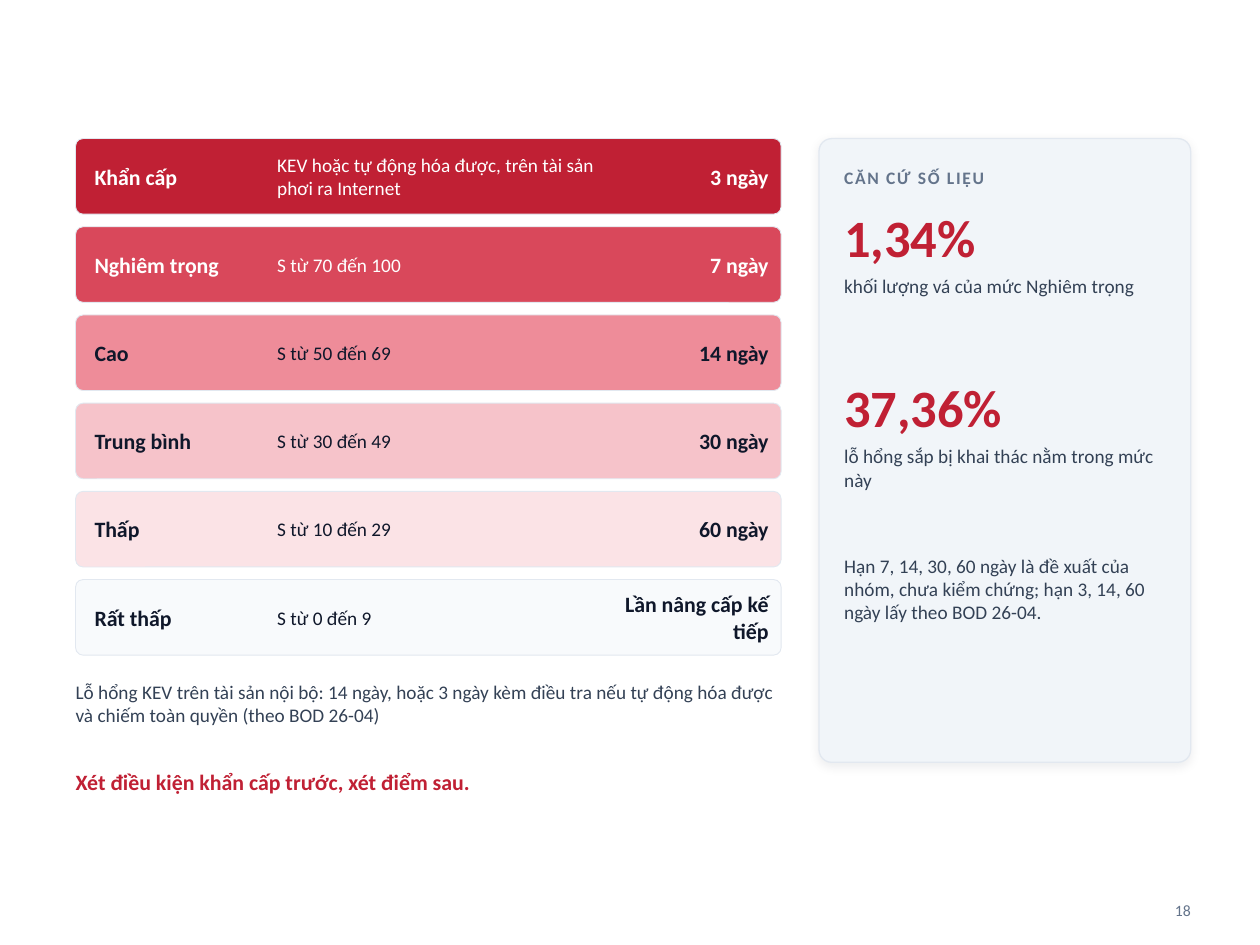
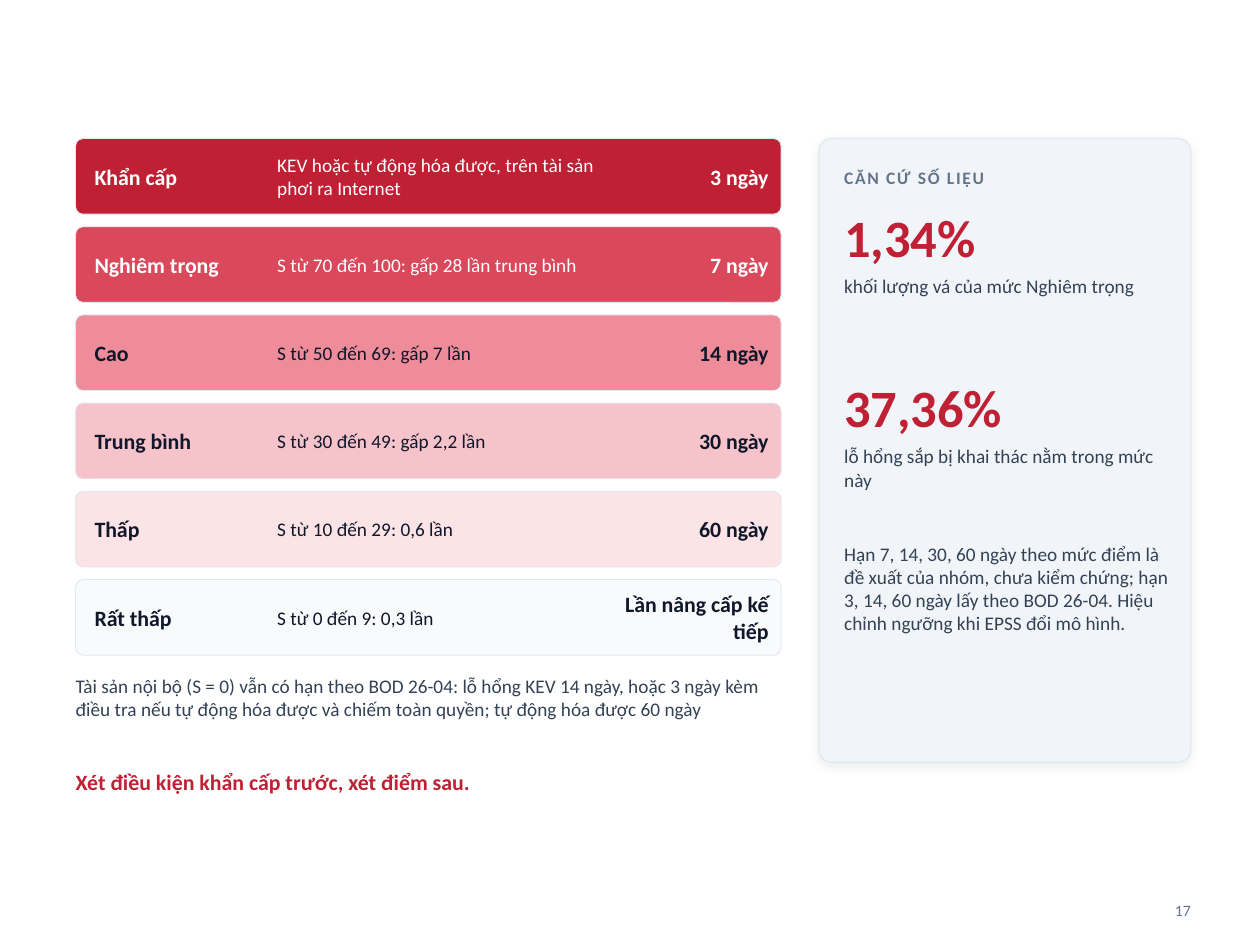
Before and after one commit to vuongtranminh/Cybersecurity-Policy-and-Governance, a slide deck: slide 17 of Slide/Slide_Nhom14.pptx (slide 18 before the commit). Drawn at 1260x945 pixels with LibreOffice and Linux fonts; fonts in the diff are those of the drawing; background and template pictures are left out. Boxes give left, top, right and bottom in pixels: in the first picture for what was removed or moved away, otherwise in the second. Text is boxed around its words. In the diff, an @@ line names an element or a change of style, - is before the commit and + after.

```diff
--- a/Slide/Slide_Nhom14.pptx
+++ b/Slide/Slide_Nhom14.pptx
@@ text at bbox=[277, 257, 577, 276]: text changed @@
-S từ 70 đến 100
+S từ 70 đến 100: gấp 28 lần trung bình
@@ text at bbox=[277, 345, 471, 364]: text changed @@
-S từ 50 đến 69
+S từ 50 đến 69: gấp 7 lần
@@ text at bbox=[277, 433, 486, 452]: text changed @@
-S từ 30 đến 49
+S từ 30 đến 49: gấp 2,2 lần
@@ text at bbox=[277, 521, 453, 538]: text changed @@
-S từ 10 đến 29
+S từ 10 đến 29: 0,6 lần
@@ text at bbox=[844, 546, 1167, 634]: text changed @@
-Hạn 7, 14, 30, 60 ngày là đề xuất của nhóm, chưa kiểm chứng; hạn 3, 14, 60 ngày lấy theo BOD 26-04.
+Hạn 7, 14, 30, 60 ngày theo mức điểm là đề xuất của nhóm, chưa kiểm chứng; hạn 3, 14, 60 ngày lấy theo BOD 26-04. Hiệu chỉnh ngưỡng khi EPSS đổi mô hình.
@@ text at bbox=[277, 610, 434, 628]: text changed @@
-S từ 0 đến 9
+S từ 0 đến 9: 0,3 lần
@@ text at bbox=[76, 677, 758, 720]: text changed @@
-Lỗ hổng KEV trên tài sản nội bộ: 14 ngày, hoặc 3 ngày kèm điều tra nếu tự động hóa được và chiếm toàn quyền (theo BOD 26-04)
+Tài sản nội bộ (S = 0) vẫn có hạn theo BOD 26-04: lỗ hổng KEV 14 ngày, hoặc 3 ngày kèm điều tra nếu tự động hóa được và chiếm toàn quyền; tự động hóa được 60 ngày
@@ page number at bbox=[1175, 906, 1191, 916]: text changed @@
-18
+17
```
Also in this commit, not shown: 12 other slides changed, 3 slides added, 3 slides removed, 1 other file.
